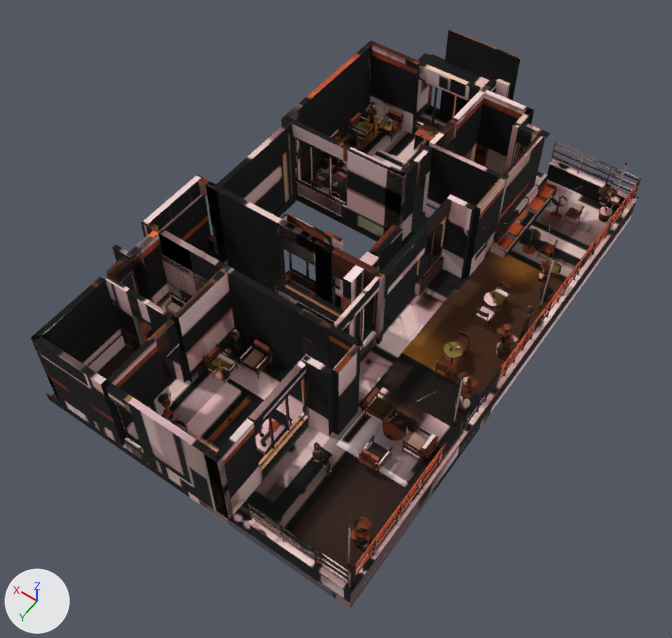
Before and after pictures for a commit that changed the glTF model site/public/models/baked/second-day.gltf.
The view is the same before and after, from a 50 mm lens placed at (-4.33, 6.64, 9.63), pointed at (-0.08, 0.69, 0.29). The lights are fixed; the arrows at lower left show +X, +Y and +Z. The first picture is the older version. Vertices at exactly the same position are counted once.

The older version as bpy lines, for what is in view:
```python
me_second_baked_003 = bpy.data.meshes.new('second.baked.003')
me_second_baked_003.from_pydata(...)  # 18275 vertices, 32739 faces; spans x -2.3..2.29, y -3.65..3.54, z -0.15..1.75
me_second_baked_003.materials.append(mat_baked_second_day)  # picture img_second_day_jpg
ob_second_baked_001 = bpy.data.objects.new('second.baked.001', me_second_baked_003)
ob_second_baked_001.location = (0.0, 0.0, 0.0)
```
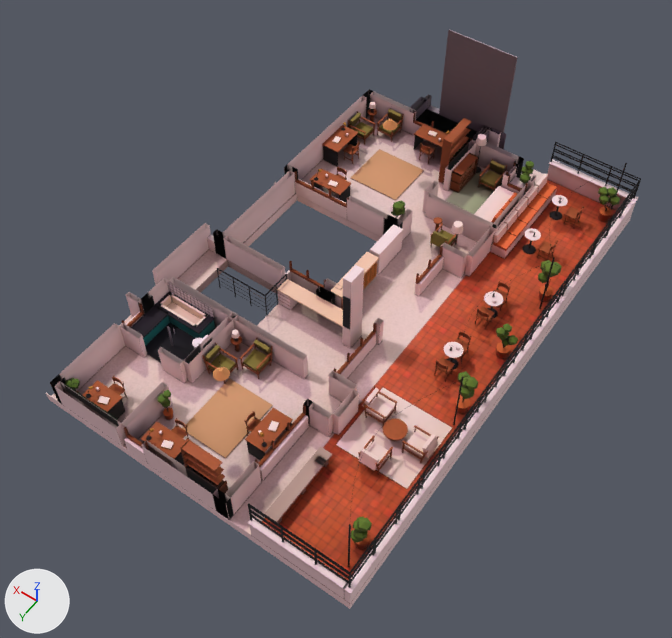
Location of each change, [x1, y1, x2, y2] in pixels of the pictures (672 x 638 px; the box of a moved part takes in the faces that stretch with it):
'second.baked.001', reshaped: before [31, 29, 641, 609]; after [46, 29, 641, 609]
part 1 of me_second_baked_003, added: after [474, 186, 514, 223]
part 2 of me_second_baked_003, deleted: before [106, 62, 550, 475]
part 3 of me_second_baked_003, moved or reshaped: before [31, 41, 545, 520]; after [50, 89, 554, 520]
part 4 of me_second_baked_003, surface changed (lighter): [46, 29, 641, 609] in both

What changed in the scene script:
```text
Change me_second_baked_003:
    used by ob_second_baked_001; location = (0.0, 0.0, 0.0)
    remove me_second_baked_003.from_pydata(...)  # 18275 vertices, 32739 faces; spans x -2.3..2.29, y -3.65..3.54, z -0.15..1.75
    add me_second_baked_003.from_pydata(...)  # 13947 vertices, 20942 faces; spans x -2.3..2.29, y -3.65..3.54, z -0.15..1.75
    me_second_baked_003 part 1: a new loose piece, a box spanning x -0.899..-0.53, y -2.727..-1.931, z 0.132..0.197, in mat_baked_second_day (picture img_second_day_jpg)
    me_second_baked_003 part 2: 136 loose pieces with 4934 vertices, spanning x -2.14..2.21, y -3.22..3.53, z 0.01..1.31, are deleted
    me_second_baked_003 part 3: 11 vertices moved within x -0.95..0.92, y -2.94..3.44, z 0.0..0.48; 1816 vertices removed from x -1.0..2.29, y -3.65..3.53, z 0.0..1.75; 2254 vertices added at x -1.0..2.29, y -3.65..3.53, z 0.0..0.66
    me_second_baked_003 part 4: 16896 kept faces spanning x -2.3..2.29, y -3.65..3.54, z -0.15..1.75 get new texture (UV) coordinates
    other edits to the shape of me_second_baked_003 do not show in these pictures
```
